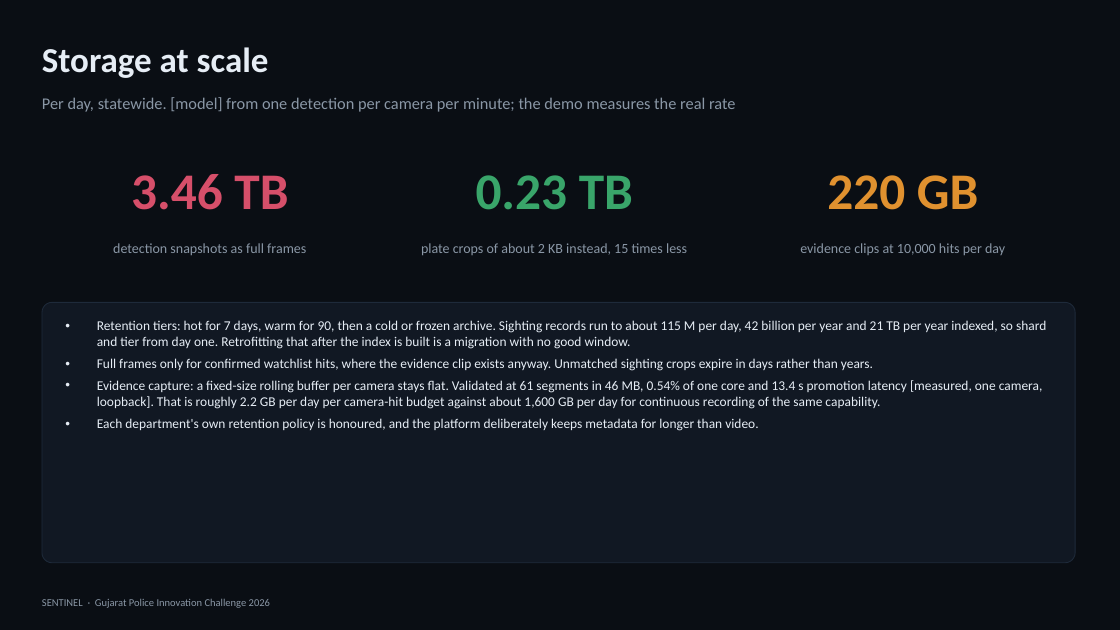
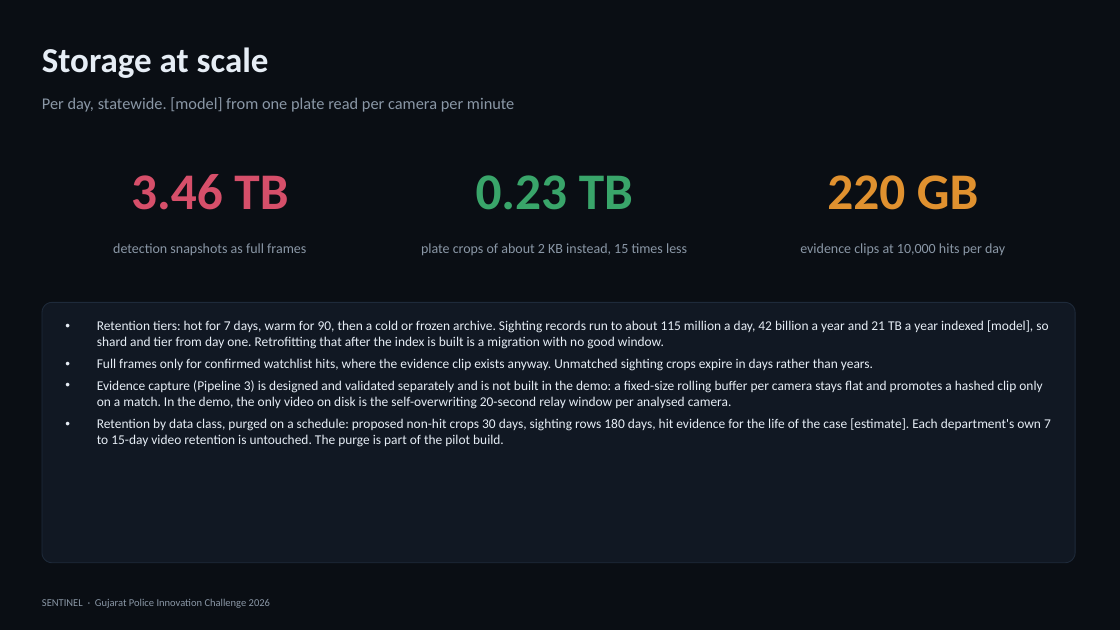
Before and after one commit to adityashroff06-code/sentinel-gujarat, a slide deck: slide 13 of deliverables/Sentinel-Solution-Presentation.pptx. Drawn at 1120x630 pixels with LibreOffice and Linux fonts; fonts in the diff are those of the drawing. Boxes give left, top, right and bottom in pixels: in the first picture for what was removed or moved away, otherwise in the second. Text is boxed around its words. In the diff, an @@ line names an element or a change of style, - is before the commit and + after.

```diff
--- a/deliverables/Sentinel-Solution-Presentation.pptx
+++ b/deliverables/Sentinel-Solution-Presentation.pptx
@@ text at [42,97,514,112]: text changed @@
-Per day, statewide. [model] from one detection per camera per minute; the demo measures the real rate
+Per day, statewide. [model] from one plate read per camera per minute
@@ text at [97,320,1048,349]: text changed @@
-• Retention tiers: hot for 7 days, warm for 90, then a cold or frozen archive. Sighting records run to about 115 M per day, 42 billion per year and 21 TB per year indexed, so shard and tier from day one. Retrofitting that after the index is built is a migration with no good window.
+• Retention tiers: hot for 7 days, warm for 90, then a cold or frozen archive. Sighting records run to about 115 million a day, 42 billion a year and 21 TB a year indexed [model], so shard and tier from day one. Retrofitting that after the index is built is a migration with no good window.
@@ text at [97,380,1051,447]: text changed @@
-• Evidence capture: a fixed-size rolling buffer per camera stays flat. Validated at 61 segments in 46 MB, 0.54% of one core and 13.4 s promotion latency [measured, one camera, loopback]. That is roughly 2.2 GB per day per camera-hit budget against about 1,600 GB per day for continuous recording of the same capability.
-• Each department's own retention policy is honoured, and the platform deliberately keeps metadata for longer than video.
+• Evidence capture (Pipeline 3) is designed and validated separately and is not built in the demo: a fixed-size rolling buffer per camera stays flat and promotes a hashed clip only on a match. In the demo, the only video on disk is the self-overwriting 20-second relay window per analysed camera.
+• Retention by data class, purged on a schedule: proposed non-hit crops 30 days, sighting rows 180 days, hit evidence for the life of the case [estimate]. Each department's own 7 to 15-day video retention is untouched. The purge is part of the pilot build.
```
Also in this commit, not shown: 15 other slides changed, 1 slide added, 1 slide removed, 19 other files.
